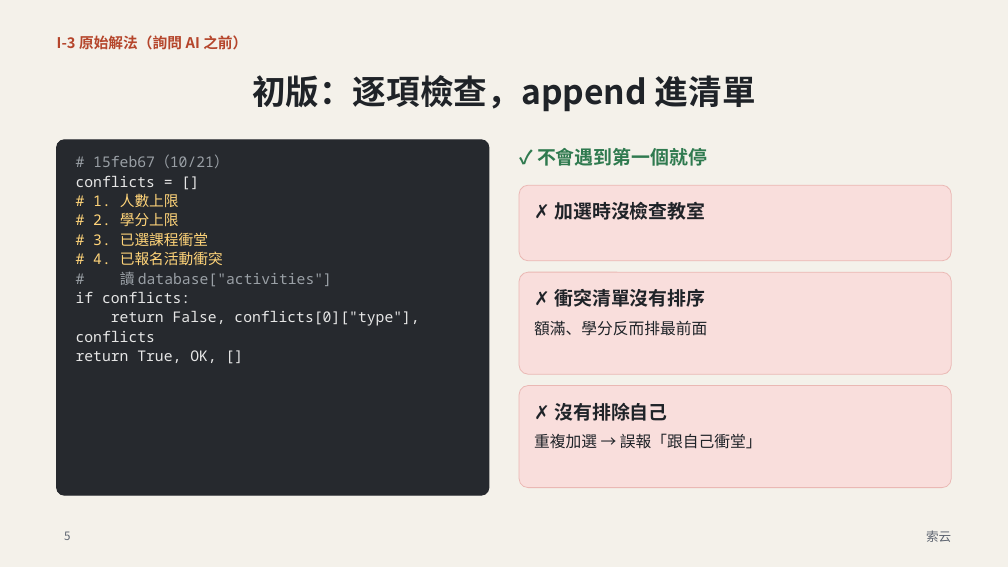
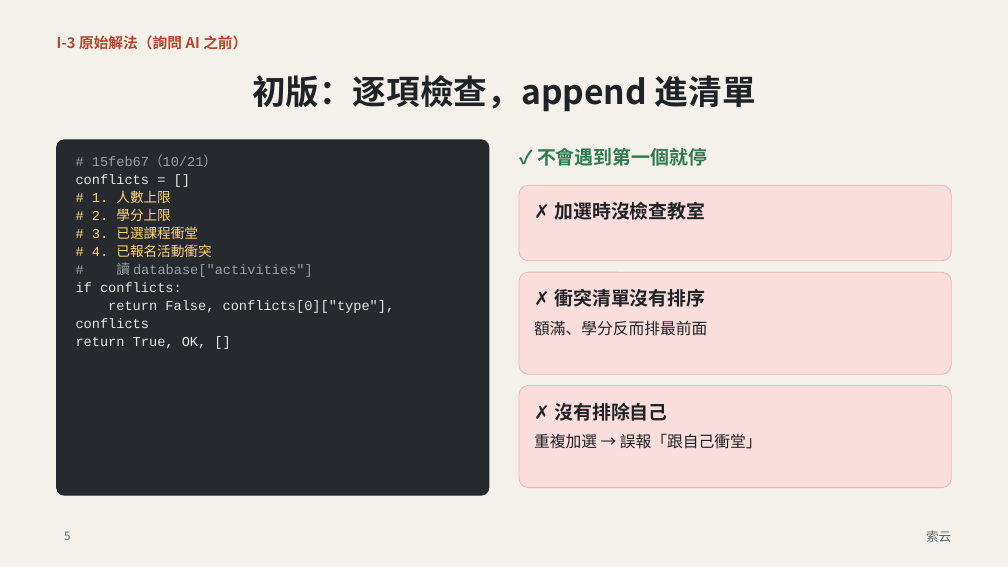
Before and after one commit to Xoyiun/GuoLao-sGroupAssignment, a slide deck: slide 5 of 影片I/投影片.pptx. Drawn at 1008x567 pixels with LibreOffice and Linux fonts; fonts in the diff are those of the drawing. Boxes give left, top, right and bottom in pixels: in the first picture for what was removed or moved away, otherwise in the second. Text is boxed around its words. In the diff, an @@ line names an element or a change of style, - is before the commit and + after.

```diff
--- a/影片I/投影片.pptx
+++ b/影片I/投影片.pptx
@@ text "# 15feb67（10/21）" at [76, 156, 395, 349]: size 14 to 13 pt, font Noto Sans Mono to Courier New @@
```
Also in this commit, not shown: 9 other slides changed.
